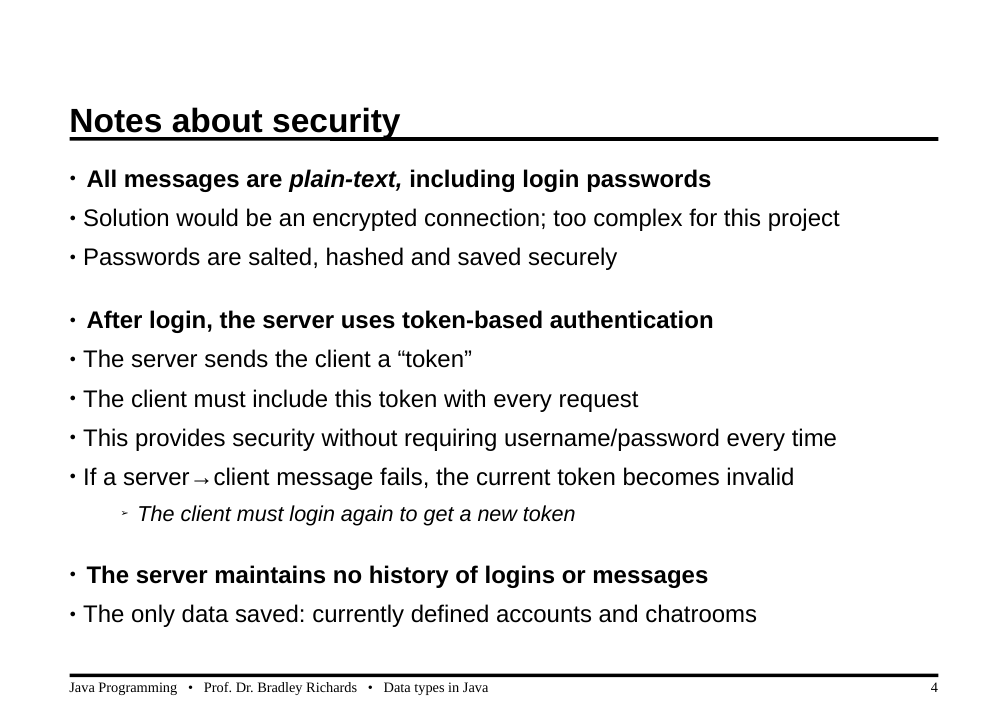
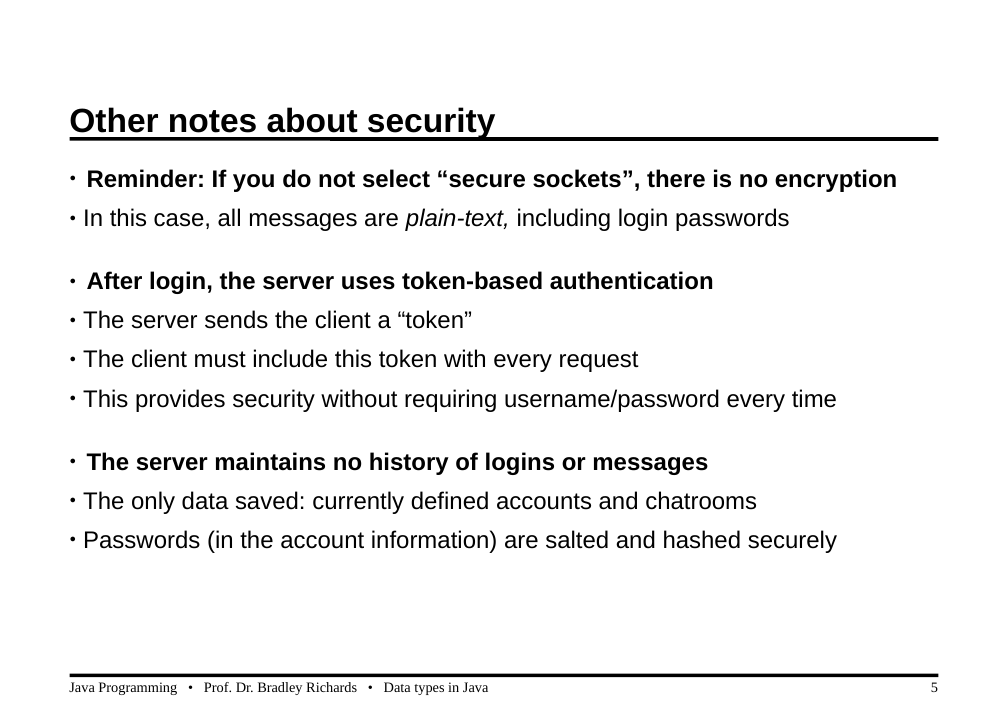
Before and after one commit to HarisAsani7/PokerVersion01, a slide deck: slide 5 of src/chatroom/ChatroomDocumentation.odp (slide 4 before the commit). Drawn at 1008x713 pixels with LibreOffice and Linux fonts; fonts in the diff are those of the drawing; background and template pictures are left out. Boxes give left, top, right and bottom in pixels: in the first picture for what was removed or moved away, otherwise in the second. Text is boxed around its words. In the diff, an @@ line names an element or a change of style, - is before the commit and + after.

Commit message:
Added secure (SSL) socket support to chatroom

```diff
--- a/src/chatroom/ChatroomDocumentation.odp
+++ b/src/chatroom/ChatroomDocumentation.odp
@@ title at [69,107,495,138]: text changed @@
-Notes about security
+Other notes about security
@@ text at [83,169,897,231]: text changed; bold on @@
-● All messages are plain-text, including login passwords
-  ● Solution would be an encrypted connection; too complex for this project
-  ● Passwords are salted, hashed and saved securely
+● Reminder: If you do not select “secure sockets”, there is no encryption
+  ● In this case, all messages are plain-text, including login passwords
@@ text at [83,467,794,526]: paragraphs removed @@
-  ● If a server→client message fails, the current token becomes invalid
-    ➢ The client must login again to get a new token
@@ text at [83,530,837,553]: paragraph added @@
+  ● Passwords (in the account information) are salted and hashed securely
@@ page number at [931,682,938,692]: text changed @@
-4
+5
```
Also in this commit, not shown: 1 slide added, 6 other files.
